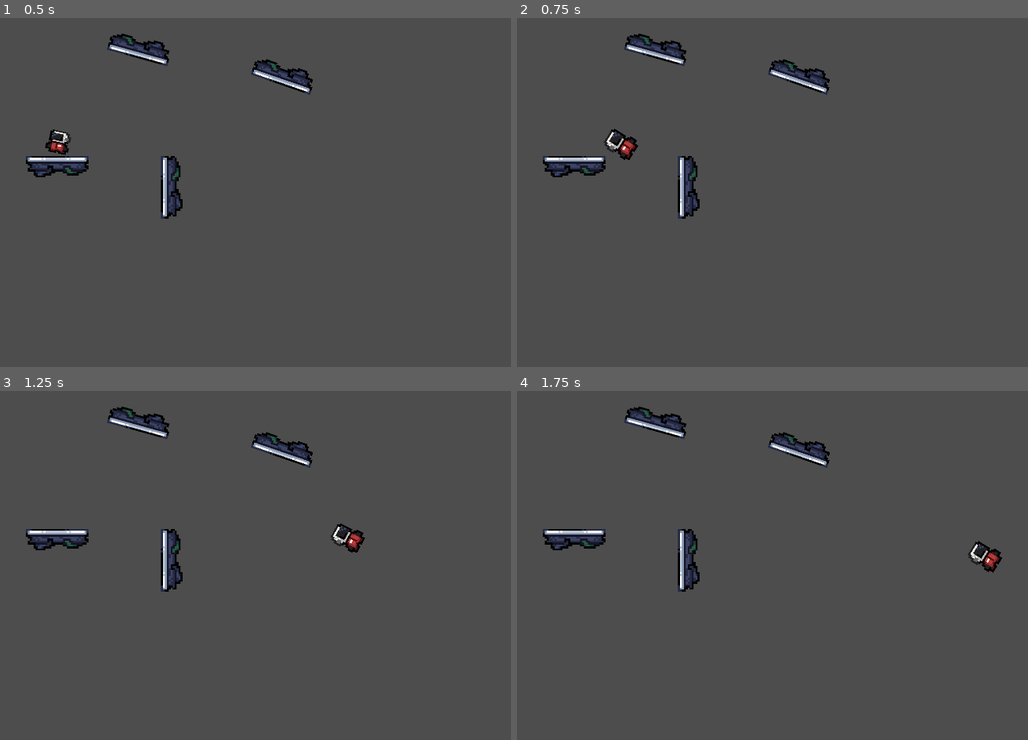
Above: before the commit, frames 1-4 (two rows, left to right).
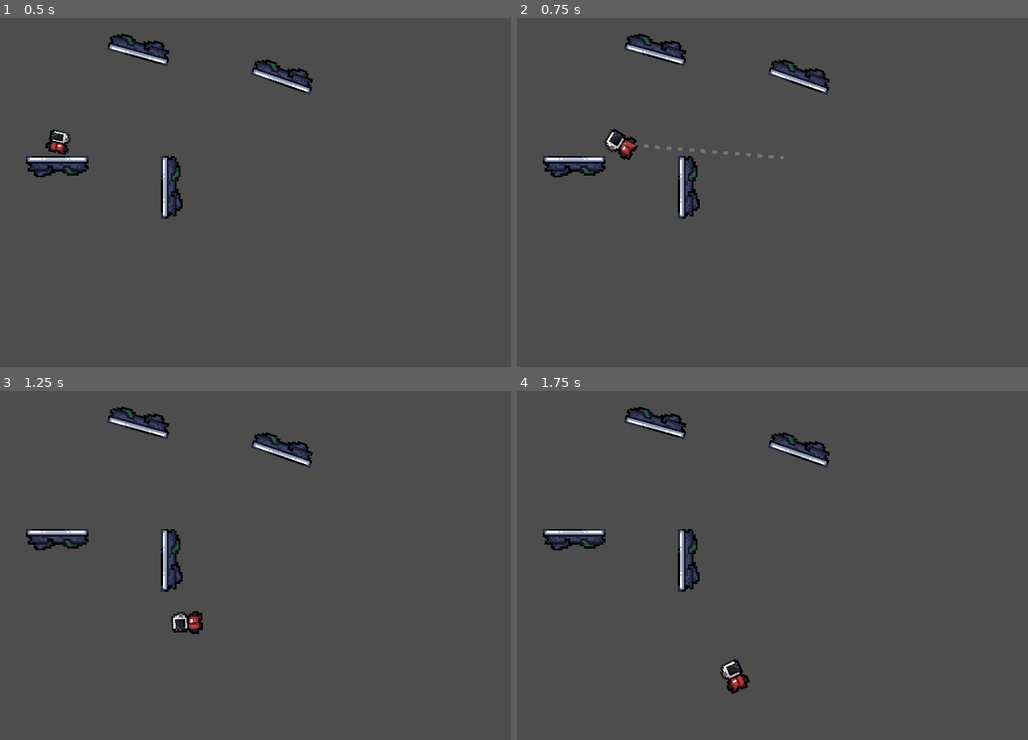
Above: after the commit, the same moments.

Repository: DrWine/IdidNotCrash
Game: Godot game, scene res://Levels/Dev/test.tscn
Two runs of this game, one before a commit and one after it. Both use one fixed random seed, a clock stepped at 60 frames per second and the inputs below. The project has no main scene, so this scene is started directly.
Inputs (mouse positions are in pixels of both pictures, inside the frame that each line leads up to):
- Up to frame 1 (0.5 s): no input
- Up to frame 2 (0.75 s): tap Enter at 0.5 s; move the mouse to (966, 175) at 0.52 s; hold D (Right) from 0.53 s (still down); tap Space (Ability1) at 0.6 s
- Up to frame 3 (1.25 s): keep holding D (Right); click (449, 548) at 0.8 s
- Up to frame 4 (1.75 s): move the mouse to (706, 582) at 1.27 s; release D (Right) at 1.28 s; hold S (Down) from 1.28 s (still down); click (706, 582) at 1.35 s; tap Space (Ability1) at 1.55 s

Frame 1 is identical in both runs. In frame 2, 0.1% of the frame differs, in the area x 20-53%, y 35-41%; in frame 3, 0.7%; in frame 4, 0.7%, in the area x 39-95%, y 42-87%.

Commit message:
decent trajectory line

Diff:
--- a/Objects/Player/player.tscn
+++ b/Objects/Player/player.tscn
@@ -7,6 +7,7 @@
 [ext_resource type="Script" uid="uid://b6nnf4vyy38g2" path="res://Scripts/Components/player_sprite_comp.gd" id="3_bpp7x"]
 [ext_resource type="Script" uid="uid://dsfmkffdw8i38" path="res://Scripts/Components/launch_ability_comp.gd" id="3_l2ya6"]
 [ext_resource type="Script" uid="uid://c61p8oqkb6nlh" path="res://Scripts/Components/grapling_hook_comp.gd" id="7_bpp7x"]
+[ext_resource type="PackedScene" uid="uid://k0epudlwcvmi" path="res://Objects/dashed_line.tscn" id="7_jllbl"]
 
 [sub_resource type="Animation" id="Animation_bpp7x"]
 resource_name = "Idle"
@@ -110,9 +111,10 @@
 script = ExtResource("2_yw17q")
 parent = NodePath("..")
 
-[node name="LaunchAbilityComp" type="Node2D" parent="." node_paths=PackedStringArray("parent")]
+[node name="LaunchAbilityComp" type="Node2D" parent="."]
 script = ExtResource("3_l2ya6")
-parent = NodePath("..")
+
+[node name="DashedLine" parent="LaunchAbilityComp" instance=ExtResource("7_jllbl")]
 
 [node name="GraplingHookComp" type="Node2D" parent="."]
 script = ExtResource("7_bpp7x")
--- /dev/null
+++ b/Objects/dashed_line.tscn
@@ -0,0 +1,9 @@
+[gd_scene load_steps=2 format=3 uid="uid://k0epudlwcvmi"]
+
+[ext_resource type="Script" uid="uid://cva8xh4i508p8" path="res://Scripts/dashed_line.gd" id="1_npv6w"]
+
+[node name="DashedLine" type="Line2D"]
+default_color = Color(1, 1, 1, 0)
+script = ExtResource("1_npv6w")
+dash_length = 15.0
+gap_length = 20.0
--- a/Scripts/Components/grapling_hook_comp.gd
+++ b/Scripts/Components/grapling_hook_comp.gd
@@ -1 +1,67 @@
 extends Node2D
+@onready var parent: Player = $".."
+
+var is_swinging = false
+var grapple_point = Vector2.ZERO
+var radius = 0.0
+var angle = 0.0
+var angular_speed = 0.0
+
+const BASE_ANGULAR_SPEED = 3.0
+const MAX_LINEAR_SPEED = 600.0
+const MIN_ANGULAR_SPEED = 1.0
+
+func _physics_process(delta: float) -> void:
+
+
+	if Input.is_action_just_released("Ability2"):
+		if not is_swinging:
+			# START grappling
+			grapple_point = get_global_mouse_position()
+
+			var to_player = parent.global_position - grapple_point
+			radius = to_player.length()
+			if radius == 0:
+				radius = 1
+
+			angle = to_player.angle()
+
+			# Compute tangent direction
+			var to_player_norm = to_player.normalized()
+			var t_hat = Vector2(-to_player_norm.y, to_player_norm.x)  # CCW tangent
+
+			# Determine swing direction based on initial velocity
+			var tangent_sign = sign(parent.velocity.dot(t_hat))
+			if tangent_sign == 0:
+				tangent_sign = 1  # default to CCW if velocity is zero
+
+			# Base angular speed
+			angular_speed = BASE_ANGULAR_SPEED * radius * tangent_sign
+
+			# Clamp linear speed
+			var linear_speed = abs(angular_speed * radius)
+			if linear_speed > MAX_LINEAR_SPEED:
+				linear_speed = MAX_LINEAR_SPEED
+				angular_speed = (linear_speed / radius) * tangent_sign
+
+			# Minimum angular speed
+			if abs(angular_speed) < MIN_ANGULAR_SPEED:
+				angular_speed = MIN_ANGULAR_SPEED * tangent_sign
+
+			is_swinging = true
+			parent.is_grappling = true
+
+		else:
+			# STOP grappling
+			is_swinging = false
+			parent.is_grappling = false
+
+	# Apply swing motion
+	if is_swinging:
+		angle += angular_speed * delta
+
+		var new_pos = grapple_point + Vector2(cos(angle), sin(angle)) * radius
+		parent.global_position = new_pos
+
+		var tangent_dir = Vector2(-sin(angle), cos(angle)) * sign(angular_speed)  # dynamic direction
+		parent.velocity = tangent_dir * abs(angular_speed) * radius
--- a/Scripts/Components/launch_ability_comp.gd
+++ b/Scripts/Components/launch_ability_comp.gd
@@ -1,29 +1,50 @@
 extends Node2D
 
-@export var parent: CharacterBody2D
+@onready var parent: CharacterBody2D = $".."
 @export var launch_speed: float = 1500
-
 @onready var coll: CollisionShape2D = $"../CollisionShape2D"
+@onready var dashed_line: DashedLine = $DashedLine
 
 var fly_velocity := Vector2.ZERO
 var flight_landed_cooldown := false
 var mid_air_jump_used := false
+var is_aiming := false
+
+func _ready() -> void:
+	# Start with invisible line
+	dashed_line.trans_color(Color(1,1,1,0), 0)
+	dashed_line.clear_points()
+	dashed_line.add_point(Vector2.ZERO)
+	dashed_line.add_point(Vector2.ZERO)
 
 func _process(delta: float) -> void:
+	# Start aiming
 	if (Input.is_action_just_pressed("Space") or Input.is_action_just_pressed("Ability1")):
 		if (parent.is_flying and !mid_air_jump_used) or !parent.is_flying:
+			is_aiming = true
 			parent.set_time_scale(0.2)
+			# Show trajectory line
+			dashed_line.trans_color(Color.WHITE, 0.1)
 
+	# Update trajectory while aiming
+	if is_aiming:
+		update_trajectory_line()
 
+	# Release Ability1 FIRST - mid-air jump (this order matters!)
 	if Input.is_action_just_released("Ability1"):
 		parent.set_time_scale(1)
+		hide_trajectory_line()
+		is_aiming = false
 		if parent.is_flying and not mid_air_jump_used:
 			var dir = (get_global_mouse_position() - parent.global_position).normalized()
 			fly_velocity = dir * launch_speed
 			mid_air_jump_used = true
 
+	# Release Space SECOND - ground launch
 	if Input.is_action_just_released("Space"):
 		parent.set_time_scale(1)
+		hide_trajectory_line()
+		is_aiming = false
 		if not parent.is_flying:
 			parent.is_flying = true
 			coll.set_scale(Vector2(0.1, 0.1))
@@ -31,7 +52,17 @@
 			fly_velocity = dir * launch_speed
 			mid_air_jump_used = false
 
+func update_trajectory_line():
+	var mouse_pos = get_global_mouse_position()
+	var distance = global_position.distance_to(mouse_pos)
+	var direction = (mouse_pos - global_position).normalized()
 
+	# Set trajectory line points
+	dashed_line.points[0] = Vector2.ZERO
+	dashed_line.points[1] = lerp(dashed_line.points[1],clamp(distance, 1, 500) * direction,1) ## LERPING MAKES IT LOOK SHIT
+
+func hide_trajectory_line():
+	dashed_line.trans_color(Color(1,1,1,0), 0.1)
 
 func _physics_process(delta: float) -> void:
 	if parent.is_flying and not flight_landed_cooldown:
--- /dev/null
+++ b/Scripts/dashed_line.gd
@@ -0,0 +1,56 @@
+@tool
+extends Line2D
+class_name DashedLine
+
+@export var dash_length: float = 10.0:
+	set(value):
+		dash_length = max(value, 1.0)
+		queue_redraw()
+
+@export var gap_length: float = 5.0:
+	set(value):
+		gap_length = max(value, 0.0)
+		queue_redraw()
+
+@export var dash_color: Color = Color.WHITE:
+	set(value):
+		dash_color = value
+		queue_redraw()
+
+var _tween: Tween
+
+func _ready():
+	queue_redraw()
+
+func _draw():
+	if points.size() < 2:
+		return
+
+	for i in range(points.size() - 1):
+		draw_dashed_segment(points[i], points[i + 1])
+
+func draw_dashed_segment(start: Vector2, end: Vector2):
+	var dir = (end - start).normalized()
+	var length = start.distance_to(end)
+	var t := 0.0
+
+	while t < length:
+		var from = start + dir * t
+		t += dash_length
+		var to = start + dir * min(t, length)
+		draw_line(from, to, dash_color, width)
+		t += gap_length
+
+# Tween dash_color to target color over given time in seconds
+func trans_color(target_color: Color, time: float) -> void:
+	# Kill existing tween if running
+	if _tween != null:
+		_tween.kill()
+
+	# Create new tween
+	_tween = create_tween()
+
+	# Tween the dash_color property
+	_tween.tween_property(self, "dash_color", target_color, time)
+	_tween.set_trans(Tween.TRANS_LINEAR)
+	_tween.set_ease(Tween.EASE_IN_OUT)
--- a/Scripts/player.gd
+++ b/Scripts/player.gd
@@ -4,7 +4,7 @@
 var time_scale: float = 1.0
 var speed_scale: float = 1.0
 var is_flying = false
-
+var is_grappling = false
 var movement_history = []
 
 func _init() -> void:
Not shown: 1 places in Objects/Player/player.tscn that only renumber resources
Not shown, added: Scripts/dashed_line.gd.uid
